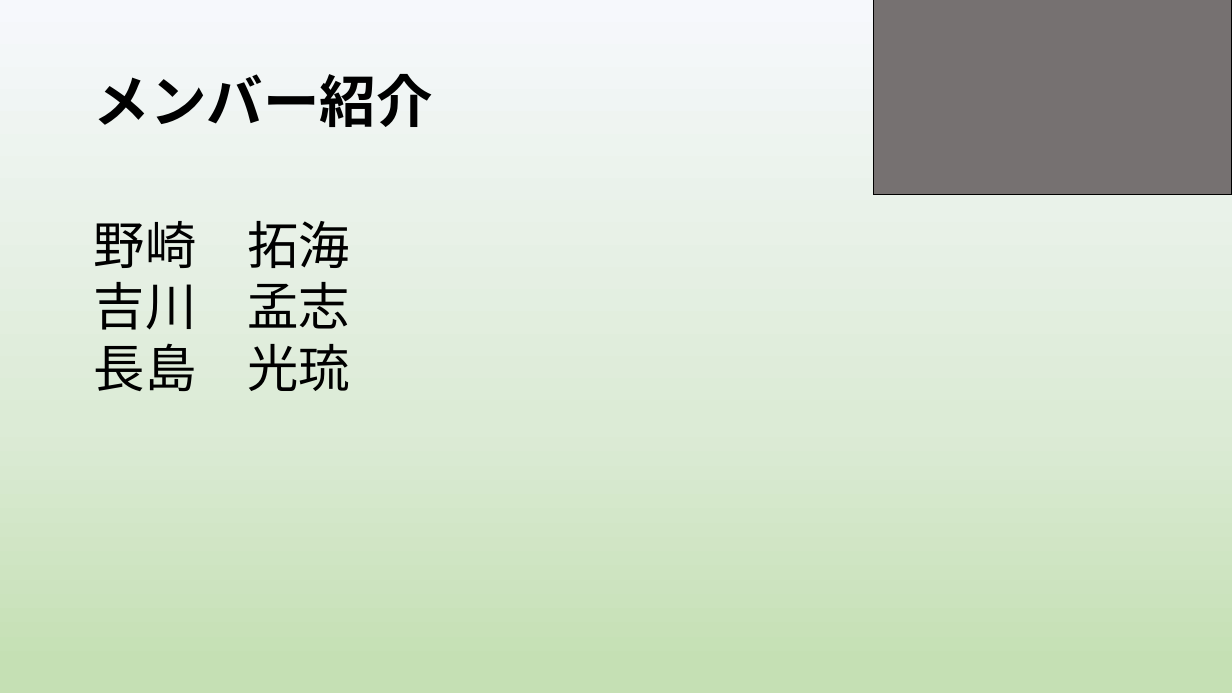
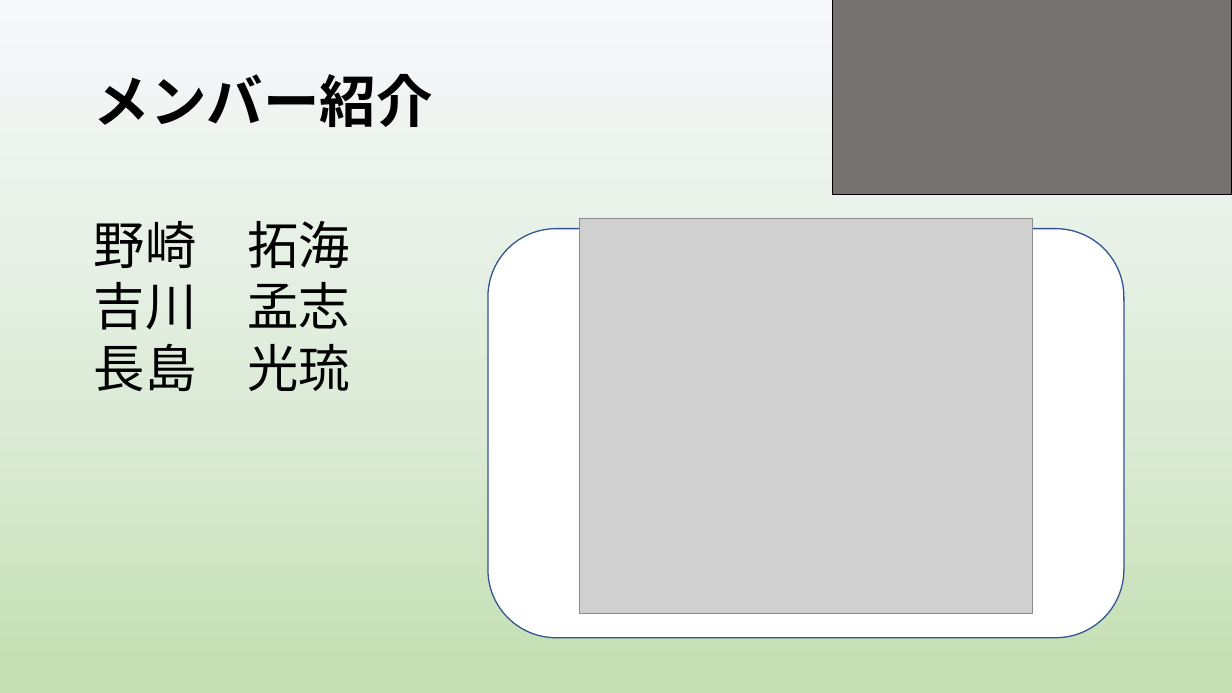
Before and after one commit to yoshitake266/bitComposer_prj, a slide deck: slide 13 of presentation/graduation/bit Composer3 .pptx. Drawn at 1232x693 pixels with LibreOffice and Linux fonts; fonts in the diff are those of the drawing; grey boxes stand for pictures. Boxes give left, top, right and bottom in pixels: in the first picture for what was removed or moved away, otherwise in the second. Text is boxed around its words. In the diff, an @@ line names an element or a change of style, - is before the commit and + after.

```diff
--- a/presentation/graduation/bit Composer3 .pptx
+++ b/presentation/graduation/bit Composer3 .pptx
@@ rectangle resized from (x1=873, y1=0, x2=1232, y2=195) to (x1=833, y1=0, x2=1232, y2=195) @@
@@ rounded rectangle added at (x1=488, y1=228, x2=1124, y2=638), fill #FFFFFF, outline #325491 1 pt @@
@@ picture added at (x1=579, y1=219, x2=1032, y2=614) @@
```
Also in this commit, not shown: 10 other slides changed, 2 slides added, 1 slide removed.
